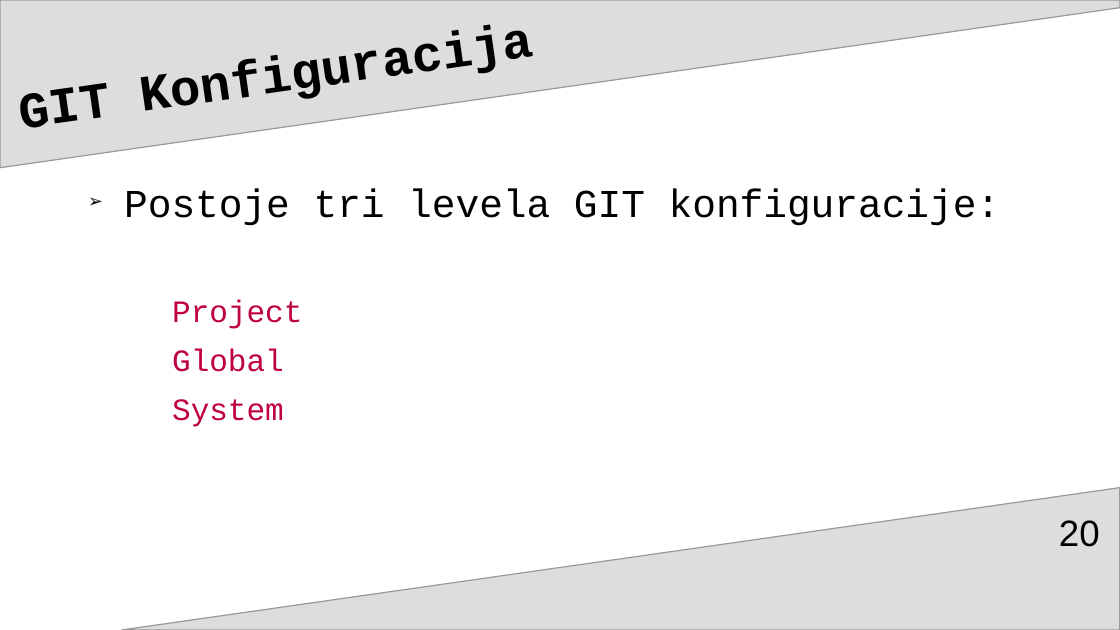
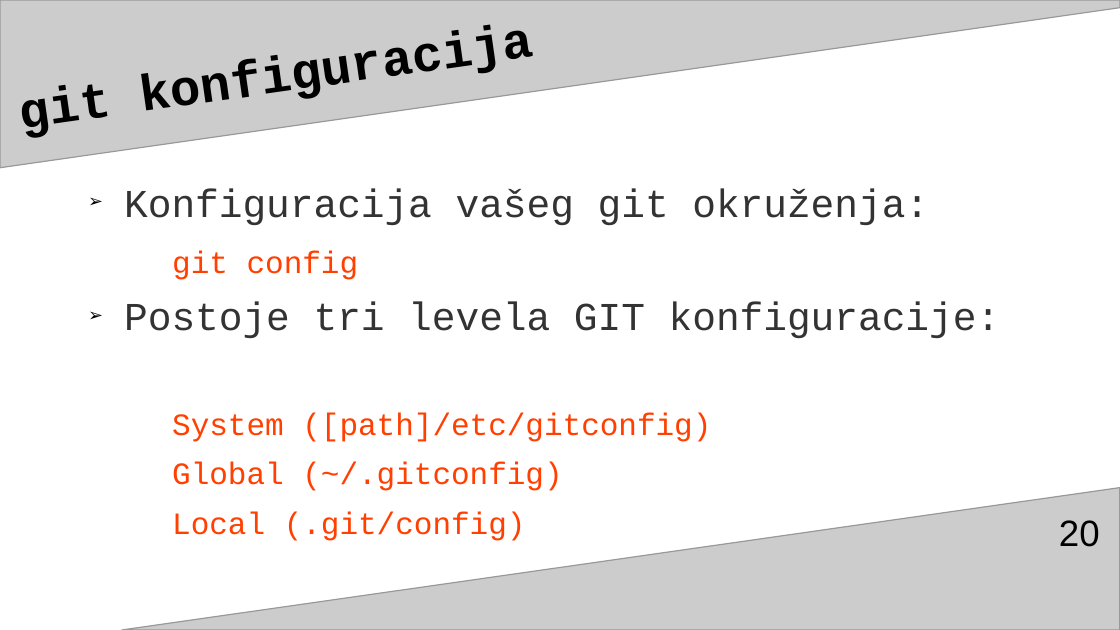
Before and after one commit to adnannukic/prezentacija-za-TSI, a slide deck: slide 20 of gitGitHubAdnanNukićPrez3.odp. Drawn at 1120x630 pixels with LibreOffice and Linux fonts; fonts in the diff are those of the drawing. Boxes give left, top, right and bottom in pixels: in the first picture for what was removed or moved away, otherwise in the second. Text is boxed around its words. In the diff, an @@ line names an element or a change of style, - is before the commit and + after.

```diff
--- a/gitGitHubAdnanNukićPrez3.odp
+++ b/gitGitHubAdnanNukićPrez3.odp
@@ freeform shape at [0,0,1120,168]: fill #DDDDDD to #CCCCCC @@
@@ title at [12,0,1017,160]: text changed @@
-GIT Konfiguracija
+git konfiguracija
@@ text at [124,188,929,280]: paragraphs added @@
+➢ Konfiguracija vašeg git okruženja:
+  git config
@@ text at [124,302,1000,338]: text colour #000000 to #333333 in "Postoje tri levela GIT konfiguracije:" @@
@@ text at [172,413,711,541]: text changed; text colour #BF0041 to #FF4000 @@
-  Project
-  Global
-  System
+  System ([path]/etc/gitconfig)
+  Global (~/.gitconfig)
+  Local (.git/config)
@@ freeform shape at [122,488,1120,630]: fill #DDDDDD to #CCCCCC @@
```
Also in this commit, not shown: 110 other slides changed, 9 slides added, 1 slide removed.
